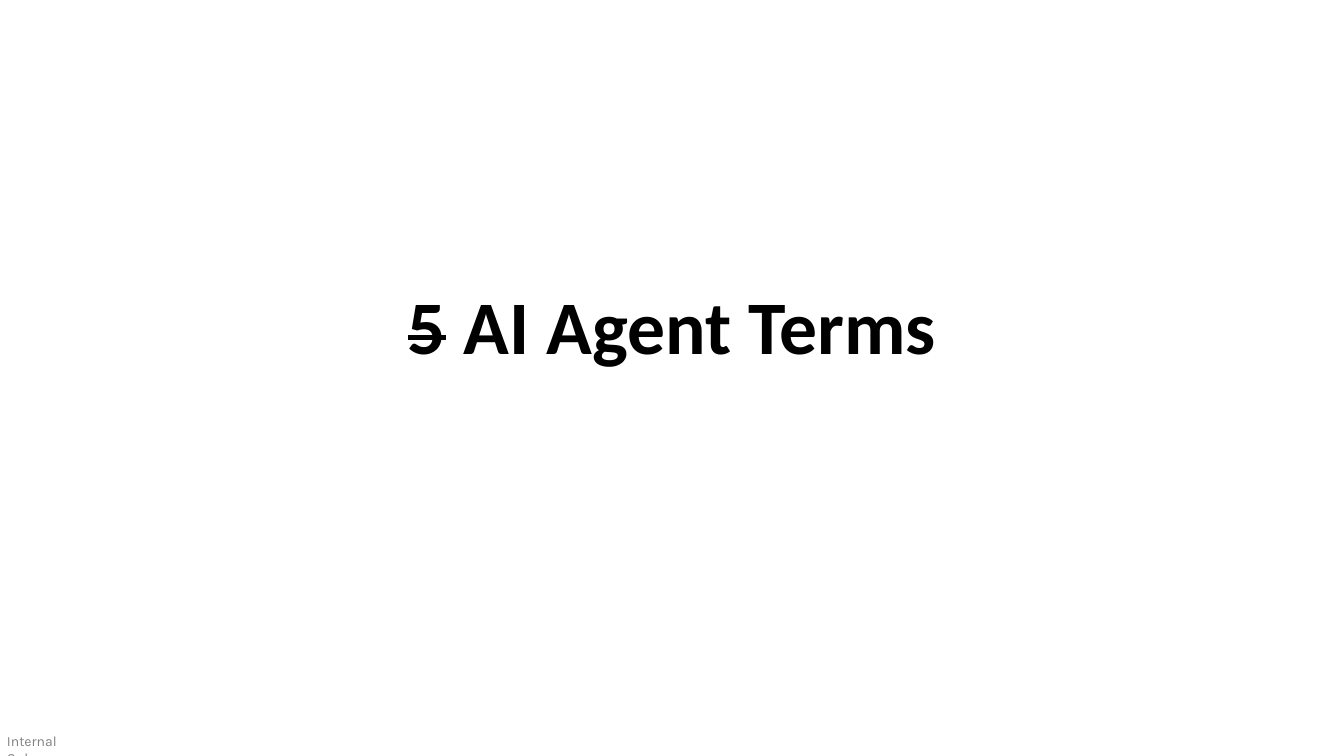
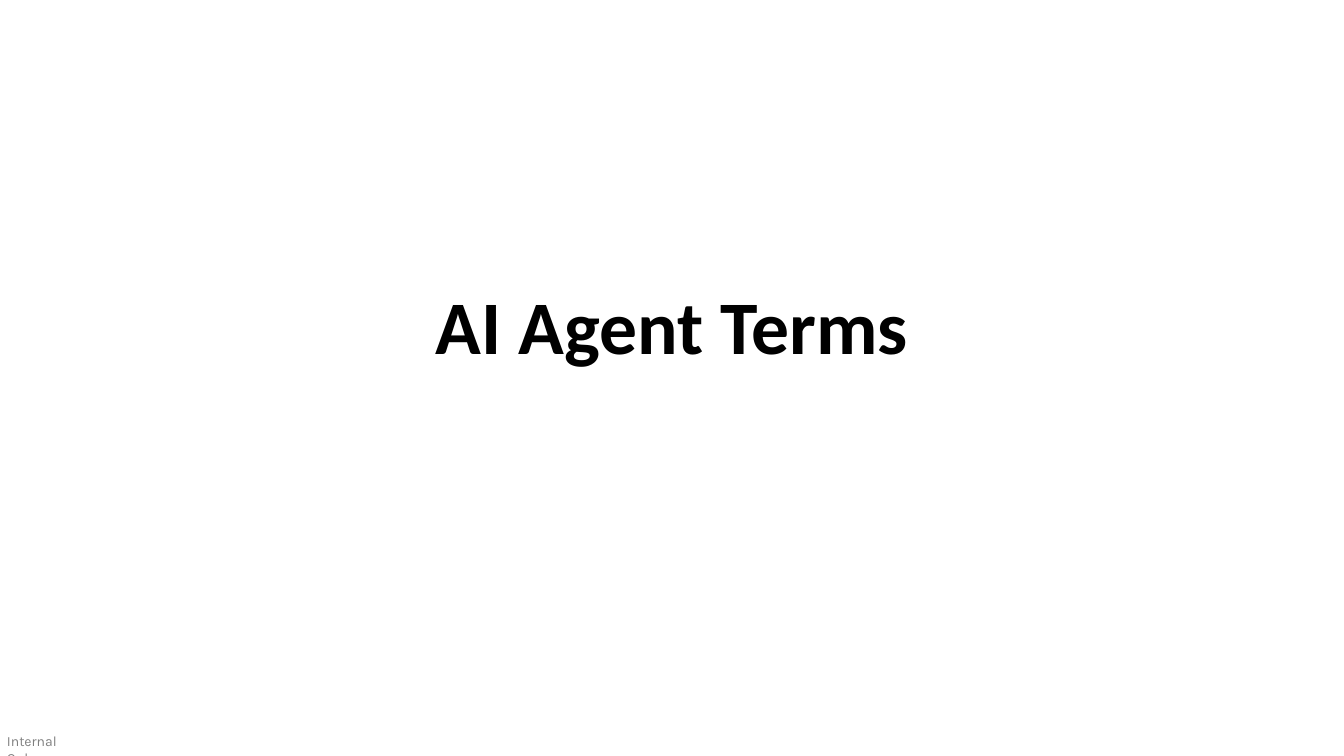
Before and after one commit to devlinduldulao/agents-and-skill-demo, a slide deck: slide 18 of ai-agent-terms-full-talk.pptx. Drawn at 1344x756 pixels with LibreOffice and Linux fonts; fonts in the diff are those of the drawing. Boxes give left, top, right and bottom in pixels: in the first picture for what was removed or moved away, otherwise in the second. Text is boxed around its words. In the diff, an @@ line names an element or a change of style, - is before the commit and + after.

```diff
--- a/ai-agent-terms-full-talk.pptx
+++ b/ai-agent-terms-full-talk.pptx
@@ text at <box>436,305,908,367</box>: text changed @@
-5 AI Agent Terms
+AI Agent Terms
```
Also in this commit, not shown: 2 other slides changed, 1 slide removed.
